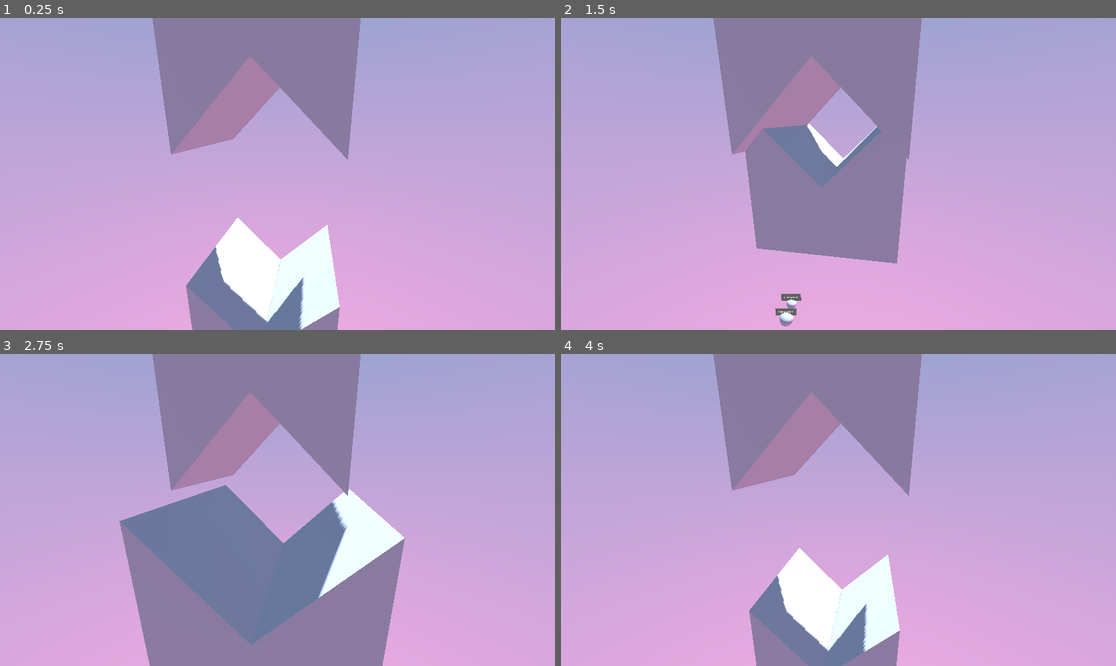
Above: before the commit, frames 1-4 (two rows, left to right).
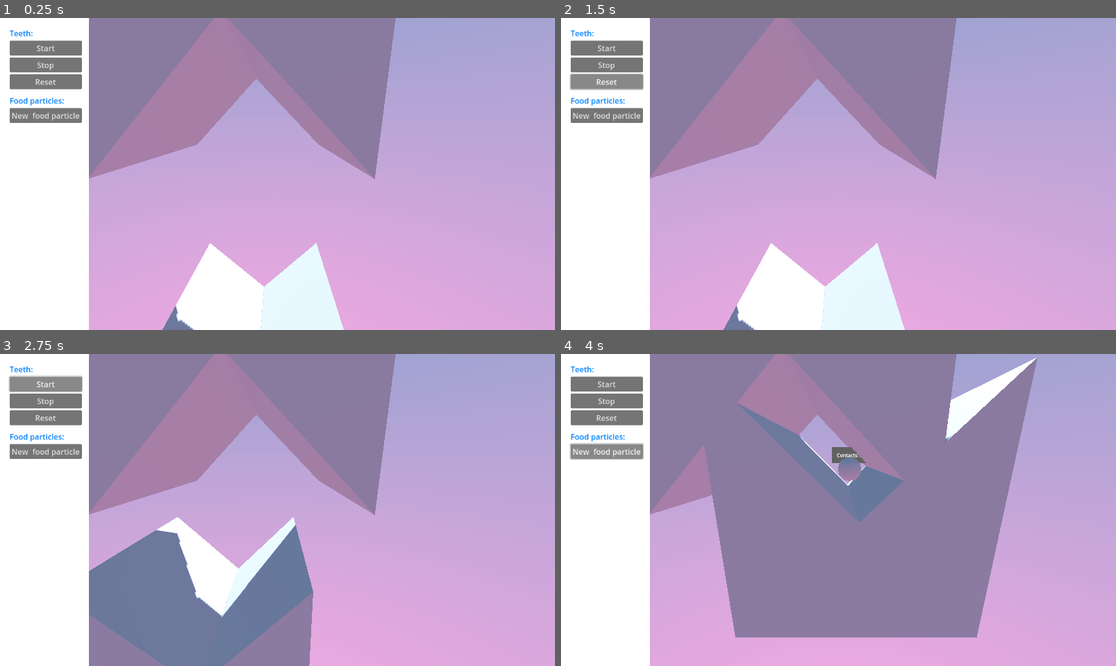
Above: after the commit, the same moments.

Repository: nialsiG/CHEETA
Game: Godot game, scene res://Scenes/world.tscn
The game is run twice, just before and just after one commit, with the same random seed, the same clock (stepped at 60 frames per second) and the same inputs.
Inputs (mouse positions are in pixels of both pictures, inside the frame that each line leads up to):
- Up to frame 1 (0.25 s): no input
- Up to frame 2 (1.5 s): click (605, 64) at 0.5 s, where only the run after the commit has a clickable "Stop"; click (605, 80) at 1.25 s, where only the run after the commit has a clickable "Reset"
- Up to frame 3 (2.75 s): click (44, 385) at 2 s, where only the run after the commit has a clickable "Start"
- Up to frame 4 (4 s): click (605, 385) at 2.75 s, where only the run after the commit has a clickable "Start"; click (605, 450) at 3.5 s, where only the run after the commit has a clickable "New food particle"

The runs differ from the first frame. In frame 1, 36% of the frame differs, in the area x 0-72%, y 0-100%; in frame 2, 46%; in frame 3, 52%; in frame 4, 61%, in the area x 0-86%, y 0-100%.

Commit message:
basic UI + food spawn system

Diff:
--- /dev/null
+++ b/Cheeta/Assets/Resources/label_theme_blue.tres
@@ -0,0 +1,4 @@
+[gd_resource type="Theme" format=3 uid="uid://bl8dmw0snf36c"]
+
+[resource]
+Label/colors/font_color = Color(0, 0.5, 1, 1)
--- /dev/null
+++ b/Cheeta/Scenes/enums.gd
@@ -0,0 +1,3 @@
+extends Node
+
+enum size { S1, S2, S3, S4, S5 }
--- /dev/null
+++ b/Cheeta/Scenes/food_manager.gd
@@ -0,0 +1,11 @@
+class_name FoodManager extends Node
+
+const enums = preload("res://Scenes/enums.gd")
+
+@onready var food_prefab = load("res://Scenes/food_particle.tscn")
+
+func GenerateFood(_size: enums.size):
+	var food_instance = food_prefab.instantiate()
+	food_instance.position = Vector3.ZERO
+	food_instance.initial_size = _size
+	add_child(food_instance)
--- a/Cheeta/Scenes/food_particle.gd
+++ b/Cheeta/Scenes/food_particle.gd
@@ -1,13 +1,14 @@
 class_name FoodParticle extends CharacterBody3D
 
-# S5 > S4 > S3 > S2 > S1
-enum size { S1, S2, S3, S4, S5 }
+const enums = preload("res://Scenes/enums.gd")
 
-@export var initial_size: size = size.S5
+@export var initial_size: enums.size = enums.size.S5
 @export var size_factor: float = 0.1
 
 @onready var sphere_mesh: CSGSphere3D = $CSGSphere3D
 @onready var collision_shape: CollisionShape3D = $CollisionShape3D
+@onready var health: float
+@onready var current_size = initial_size
 
 func _ready():
 	UpdateSize(initial_size)
@@ -17,14 +18,33 @@
 	velocity += get_gravity() * delta
 	move_and_slide()
 
-func UpdateSize(_size: size):
+func UpdateSize(_size: enums.size):
 	var radius: float
 	match _size:
-		size.S1: radius = 1
-		size.S2: radius = 2
-		size.S3: radius = 3
-		size.S4: radius = 4
-		size.S5: radius = 5
-		_: radius = 1
+		enums.size.S1:
+			radius = 1
+			health = 100
+		enums.size.S2:
+			radius = 2
+			health = 100
+		enums.size.S3:
+			radius = 3
+			health = 100
+		enums.size.S4:
+			radius = 4
+			health = 100
+		enums.size.S5:
+			radius = 5
+			health = 100
+		_:
+			radius = 1
+			health = 100
 	sphere_mesh.radius = radius * size_factor
 	collision_shape.shape.radius = radius * size_factor
+
+func TakeDamage(amount: float):
+	health -= amount
+	if health < 0:
+		current_size = current_size - 1 % enums.size.size()
+		print(current_size)
+		UpdateSize(current_size)
--- a/Cheeta/Scenes/food_particle.tscn
+++ b/Cheeta/Scenes/food_particle.tscn
@@ -10,7 +10,6 @@
 
 [node name="food_particle" type="CharacterBody3D"]
 script = ExtResource("1_q2npe")
-initial_size = 3
 
 [node name="CSGSphere3D" type="CSGSphere3D" parent="."]
 radius = 0.2
--- a/Cheeta/Scenes/lower.gd
+++ b/Cheeta/Scenes/lower.gd
@@ -1,8 +1,18 @@
 extends Node3D
-
 
 @onready var speed = 5.0
 @onready var path = $Path3D/PathFollow3D
+@onready var canMove: bool = false
 
 func _physics_process(delta):
+	if(canMove):
+		Move(delta)
+
+func Move(delta):
 	path.progress += speed * delta
+
+func StartMoving():
+	canMove = true
+
+func StopMoving():
+	canMove = false
--- /dev/null
+++ b/Cheeta/Scenes/teeth_manager.gd
@@ -0,0 +1,26 @@
+class_name TeethManager extends Node
+
+@onready var upper_tooth = %tooth_upper
+@onready var lower_tooth = %tooth_lower
+@onready var lower = $"../teeth/lower"
+@onready var path_3d = $"../teeth/lower/Path3D/PathFollow3D"
+
+var upper_initial_position: Vector3
+var lower_initial_position: Vector3
+var progress_initial_value: float
+
+func _ready():
+	upper_initial_position = upper_tooth.position
+	lower_initial_position = lower_tooth.position
+	progress_initial_value = path_3d.progress_ratio
+
+func ReinitializePosition():
+	upper_tooth.position = upper_initial_position
+	lower_tooth.position = lower_initial_position
+	path_3d.progress_ratio = progress_initial_value
+
+func StartMoving():
+	lower.StartMoving()
+
+func StopMoving():
+	lower.StopMoving()
--- a/Cheeta/Scenes/tooth.tscn
+++ b/Cheeta/Scenes/tooth.tscn
@@ -5,6 +5,7 @@
 [sub_resource type="ArrayMesh" id="ArrayMesh_sd8sq"]
 
 [node name="tooth" type="CharacterBody3D"]
+transform = Transform3D(1, 0, 0, 0, 1, 0, 0, 0, 1, -2.57595, 0, 0)
 script = ExtResource("1_f2npo")
 
 [node name="CSGPolygon3D" type="CSGPolygon3D" parent="."]
--- /dev/null
+++ b/Cheeta/Scenes/ui_manager.gd
@@ -0,0 +1,18 @@
+class_name UiManager extends Node
+
+const enums = preload("res://Scenes/enums.gd")
+
+@onready var teeth_manager = $"../teeth_manager"
+@onready var food_manager = $"../food_manager"
+
+func _on_start_button_pressed():
+	teeth_manager.StartMoving()
+
+func _on_stop_button_pressed():
+	teeth_manager.StopMoving()
+
+func _on_reset_button_pressed():
+	teeth_manager.ReinitializePosition()
+
+func _on_spawn_food_button_pressed():
+	food_manager.GenerateFood(enums.size.S4)
--- a/Cheeta/Scenes/world.tscn
+++ b/Cheeta/Scenes/world.tscn
@@ -1,9 +1,12 @@
-[gd_scene load_steps=11 format=3 uid="uid://dpjoefpe0kold"]
+[gd_scene load_steps=14 format=3 uid="uid://dpjoefpe0kold"]
 
 [ext_resource type="Script" path="res://Scenes/lower.gd" id="1_5bihv"]
 [ext_resource type="PackedScene" uid="uid://cg12ff4kayco5" path="res://Scenes/tooth.tscn" id="1_md78a"]
 [ext_resource type="PackedScene" uid="uid://6fv002hffeil" path="res://Scenes/player.tscn" id="2_llk3r"]
-[ext_resource type="PackedScene" uid="uid://dhe8fc0f61kr2" path="res://Scenes/food_particle.tscn" id="4_gu4m8"]
+[ext_resource type="Script" path="res://Scenes/food_manager.gd" id="4_yrnkh"]
+[ext_resource type="Script" path="res://Scenes/teeth_manager.gd" id="5_keoob"]
+[ext_resource type="Script" path="res://Scenes/ui_manager.gd" id="6_0sulf"]
+[ext_resource type="Theme" uid="uid://bl8dmw0snf36c" path="res://Assets/Resources/label_theme_blue.tres" id="7_meqv1"]
 
 [sub_resource type="Gradient" id="Gradient_ow6wo"]
 colors = PackedColorArray(0.1764, 0.4788, 0.63, 1, 1, 0.54, 0.816, 1)
@@ -25,7 +28,7 @@
 
 [sub_resource type="Curve3D" id="Curve3D_bisr0"]
 _data = {
-"points": PackedVector3Array(0, 0, 0, 0, 0, 0, -0.269001, 1.00428, -1.11178, 0, 0, 0, 0, 0, 0, -0.269379, 1.00532, -0.111784, 0, 0, 0, 0, 0, 0, -0.270624, -0.930726, 1.0158, 0, 0, 0, 0, 0, 0, -0.271334, -2.99365, 0.892351, 0, 0, 0, 0, 0, 0, -0.272122, -4.99365, 0.894418, 0, 0, 0, 0, 0, 0, -0.37903, -6.91718, -0.605593, 0, 0, 0, 0, 0, 0, -0.270986, -4.99675, -2.10558, 0, 0, 0, 0, 0, 0, -0.270198, -2.99675, -2.10765, 0, 0, 0, 0, 0, 0, -0.26941, -0.996751, -2.10971, 0, 0, 0, 0, 0, 0, -0.269001, 1.00428, -1.11178),
+"points": PackedVector3Array(0, 0, 0, 0, 0, 0, -0.2, 1.005, 0, 0, 0, 0, 0, 0, 0, 1, -0.931, 0, 0, 0, 0, 0, 0, 0, 0.8, -2.994, 0, 0, 0, 0, 0, 0, 0, 0.8, -4.994, 0, 0, 0, 0, 0, 0, 0, -0.6, -6.917, 0, 0, 0, 0, 0, 0, 0, -2, -4.997, 0, 0, 0, 0, 0, 0, 0, -2, -2.997, 0, 0, 0, 0, 0, 0, 0, -2, -0.997, 0, 0, 0, 0, 0, 0, 0, -1, 1.004, 0, 0, 0, 0, 0, 0, 0, -0.2, 1.005, 0),
 "tilts": PackedFloat32Array(0, 0, 0, 0, 0, 0, 0, 0, 0, 0)
 }
 point_count = 10
@@ -50,33 +53,91 @@
 transform = Transform3D(1, 1.19655e-11, 0, -3.67208e-11, 1, -1.16415e-10, 0, 1.16415e-10, 1, 0, 0, 0)
 
 [node name="tooth_upper" parent="teeth/upper" instance=ExtResource("1_md78a")]
-transform = Transform3D(-4.37114e-08, 0, 1, 0, 1, 0, -1, 0, -4.37114e-08, 0, 0, -2.5)
-initial_orientation = Vector3(0, -1.732, 0)
+unique_name_in_owner = true
+transform = Transform3D(1, 0, 0, 0, 1, 0, 0, 0, 1, -0.575954, 0, 0)
 
 [node name="lower" type="Node3D" parent="teeth"]
-transform = Transform3D(1, 1.19655e-11, 0, -3.67208e-11, 1, -1.16415e-10, 0, 1.16415e-10, 1, 0, 0, 0)
+transform = Transform3D(1, 1.19655e-11, 0, -3.67208e-11, 1, -1.16415e-10, 0, 1.16415e-10, 1, 3, 2, -1.16415e-10)
 script = ExtResource("1_5bihv")
 
 [node name="Path3D" type="Path3D" parent="teeth/lower"]
-transform = Transform3D(1, 0, 0, 0, 1, 0, 0, 0, 1, 2.90346, 1.98751, -1.18994)
+transform = Transform3D(1, -1.88152e-11, 0, -6.30962e-12, 1, 0, 0, 1.16415e-10, 1, -0.00043112, -0.044785, -0.00109065)
 curve = SubResource("Curve3D_bisr0")
 
 [node name="PathFollow3D" type="PathFollow3D" parent="teeth/lower/Path3D"]
-transform = Transform3D(0.999984, 0, 0, 0, 0.999984, 0, 0, 0, 0.999988, -0.353879, -6.46466, -0.25271)
+transform = Transform3D(0.999984, 0, 0, 0, 0.999984, 0, 0, 0, 0.999988, -0.864938, -6.55366, 0)
 progress = 9.17647
 rotation_mode = 0
 use_model_front = true
 
 [node name="tooth_lower" parent="teeth/lower/Path3D/PathFollow3D" instance=ExtResource("1_md78a")]
-transform = Transform3D(-4.37114e-08, 0, 1, 0, 1, 0, -1, 0, -4.37114e-08, -2.5, 0, 0)
-initial_orientation = Vector3(0, 1.732, 3.14)
+unique_name_in_owner = true
+initial_orientation = Vector3(3.14, 0, 0)
 
-[node name="food_particles" type="Node3D" parent="."]
-transform = Transform3D(1, -1.87299e-11, 0, -6.16751e-12, 1, 0, 0, 1.16415e-10, 1, 0, 0, 0)
+[node name="food_manager" type="Node" parent="."]
+script = ExtResource("4_yrnkh")
 
-[node name="food_particle" parent="food_particles" instance=ExtResource("4_gu4m8")]
-transform = Transform3D(1, 0, 0, 0, 1, 0, 0, 0, 1, -2.52694, 1.27763, -2.29022)
-initial_size = 2
+[node name="teeth_manager" type="Node" parent="."]
+script = ExtResource("5_keoob")
 
-[node name="food_particle2" parent="food_particles" instance=ExtResource("4_gu4m8")]
-transform = Transform3D(1, 0, 0, 0, 1, 0, 0, 0, 1, -2.51752, 1.2383, -2.01594)
+[node name="ui_manager" type="Node" parent="."]
+script = ExtResource("6_0sulf")
+
+[node name="CanvasLayer" type="CanvasLayer" parent="."]
+
+[node name="ColorRect" type="ColorRect" parent="CanvasLayer"]
+anchors_preset = 15
+anchor_right = 1.0
+anchor_bottom = 1.0
+offset_right = -967.0
+grow_horizontal = 2
+grow_vertical = 2
+
+[node name="MarginContainer" type="MarginContainer" parent="CanvasLayer/ColorRect"]
+layout_mode = 1
+anchors_preset = -1
+anchor_right = 1.0
+anchor_bottom = 1.0
+offset_right = 1.0
+offset_bottom = -436.0
+theme_override_constants/margin_left = 20
+theme_override_constants/margin_top = 20
+theme_override_constants/margin_right = 20
+theme_override_constants/margin_bottom = 20
+
+[node name="VBoxContainer" type="VBoxContainer" parent="CanvasLayer/ColorRect/MarginContainer"]
+layout_mode = 2
+
+[node name="Label_teeth" type="Label" parent="CanvasLayer/ColorRect/MarginContainer/VBoxContainer"]
+layout_mode = 2
+theme = ExtResource("7_meqv1")
+text = "Teeth:"
+
+[node name="start_button" type="Button" parent="CanvasLayer/ColorRect/MarginContainer/VBoxContainer"]
+layout_mode = 2
+text = "Start"
+
+[node name="stop_button" type="Button" parent="CanvasLayer/ColorRect/MarginContainer/VBoxContainer"]
+layout_mode = 2
+text = "Stop"
+
+[node name="reset_button" type="Button" parent="CanvasLayer/ColorRect/MarginContainer/VBoxContainer"]
+layout_mode = 2
+text = "Reset"
+
+[node name="HSeparator" type="HSeparator" parent="CanvasLayer/ColorRect/MarginContainer/VBoxContainer"]
+layout_mode = 2
+
+[node name="Label_food" type="Label" parent="CanvasLayer/ColorRect/MarginContainer/VBoxContainer"]
+layout_mode = 2
+theme = ExtResource("7_meqv1")
+text = "Food particles:"
+
+[node name="spawn_food_button" type="Button" parent="CanvasLayer/ColorRect/MarginContainer/VBoxContainer"]
+layout_mode = 2
+text = "New  food particle"
+
+[connection signal="pressed" from="CanvasLayer/ColorRect/MarginContainer/VBoxContainer/start_button" to="ui_manager" method="_on_start_button_pressed"]
+[connection signal="pressed" from="CanvasLayer/ColorRect/MarginContainer/VBoxContainer/stop_button" to="ui_manager" method="_on_stop_button_pressed"]
+[connection signal="pressed" from="CanvasLayer/ColorRect/MarginContainer/VBoxContainer/reset_button" to="ui_manager" method="_on_reset_button_pressed"]
+[connection signal="pressed" from="CanvasLayer/ColorRect/MarginContainer/VBoxContainer/spawn_food_button" to="ui_manager" method="_on_spawn_food_button_pressed"]
